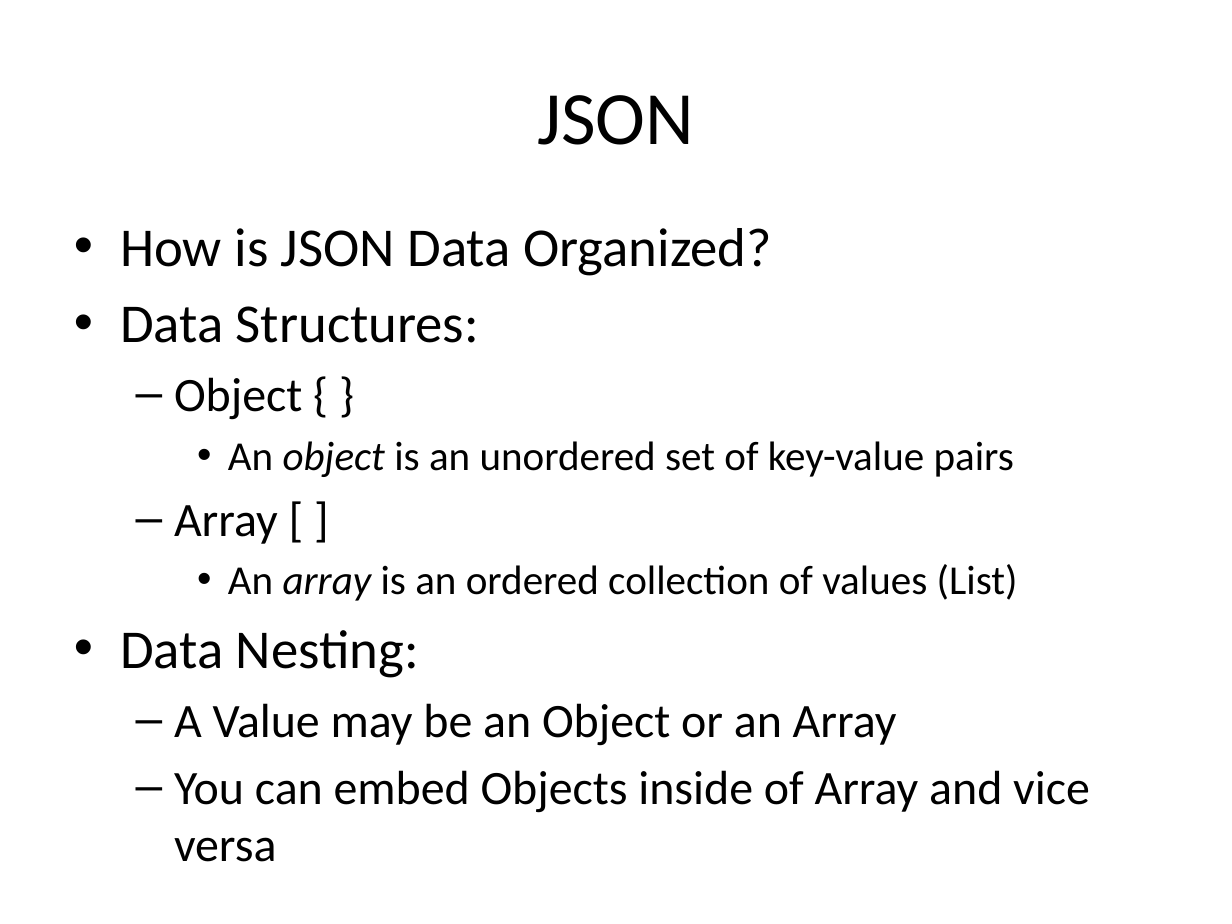
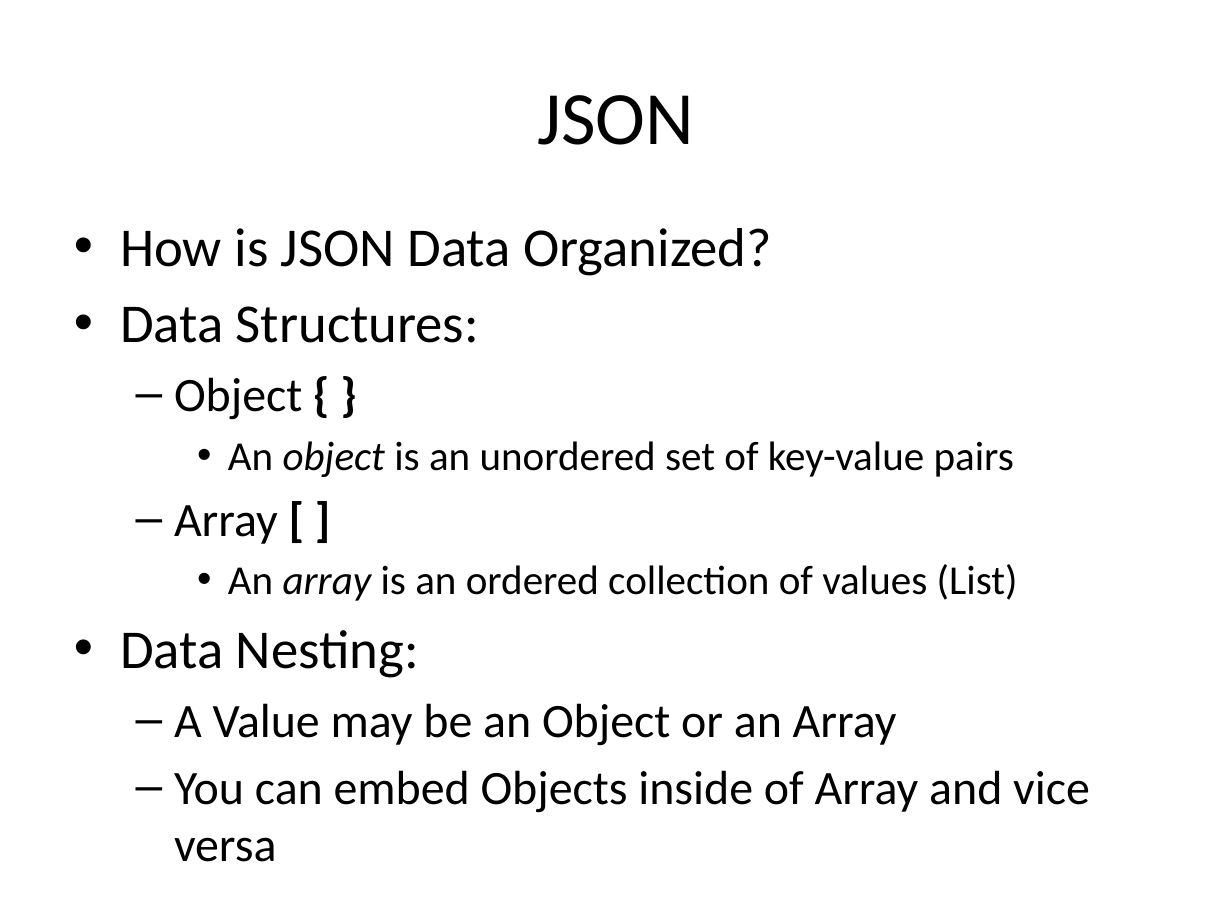
Before and after one commit to UUDeCART/NoSQL, a slide deck: slide 13 of NoSQL.pptx (slide 10 before the commit). Drawn at 1232x924 pixels with LibreOffice and Linux fonts; fonts in the diff are those of the drawing. Boxes give left, top, right and bottom in pixels: in the first picture for what was removed or moved away, otherwise in the second. Text is boxed around its words. In the diff, an @@ line names an element or a change of style, - is before the commit and + after.

```diff
--- a/NoSQL.pptx
+++ b/NoSQL.pptx
@@ text at [174,377,302,544]: bold on in "{ }", "[ ]" @@
```
Also in this commit, not shown: 10 other slides changed, 4 slides added, 1 slide removed, 7 other files.
